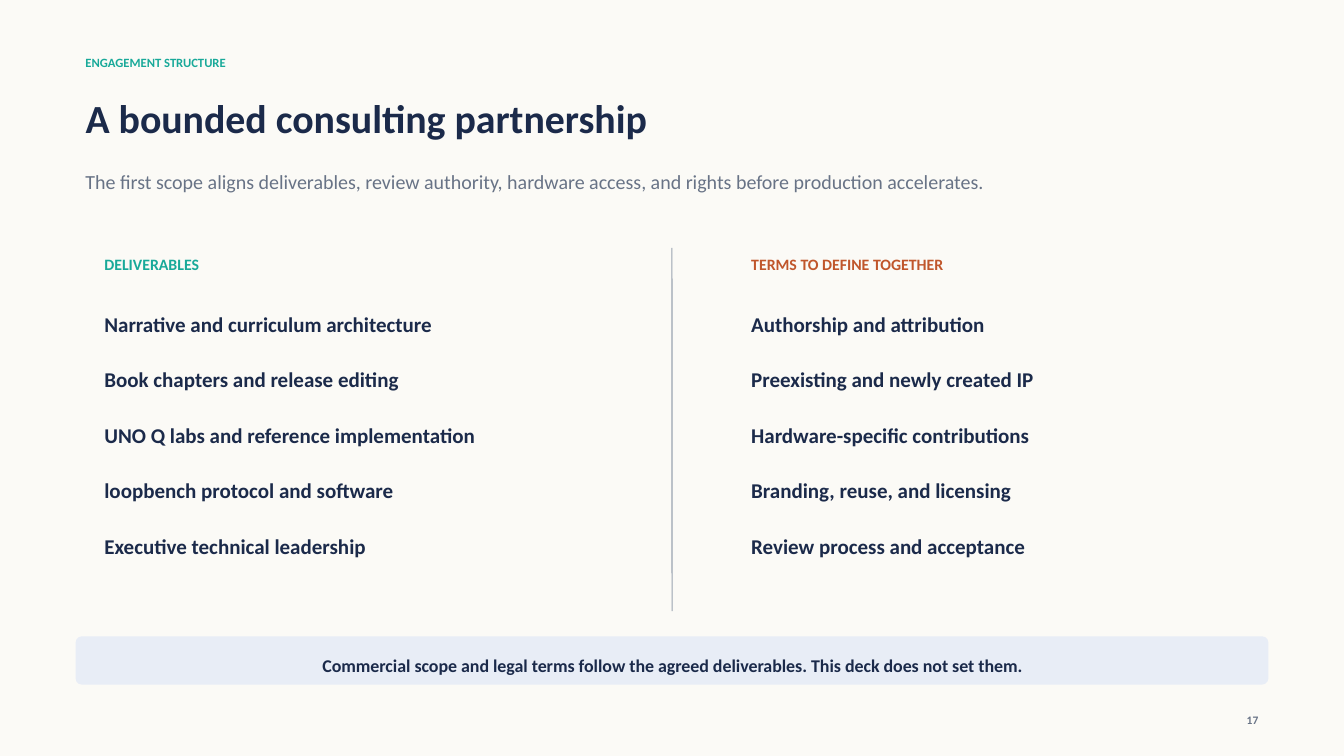
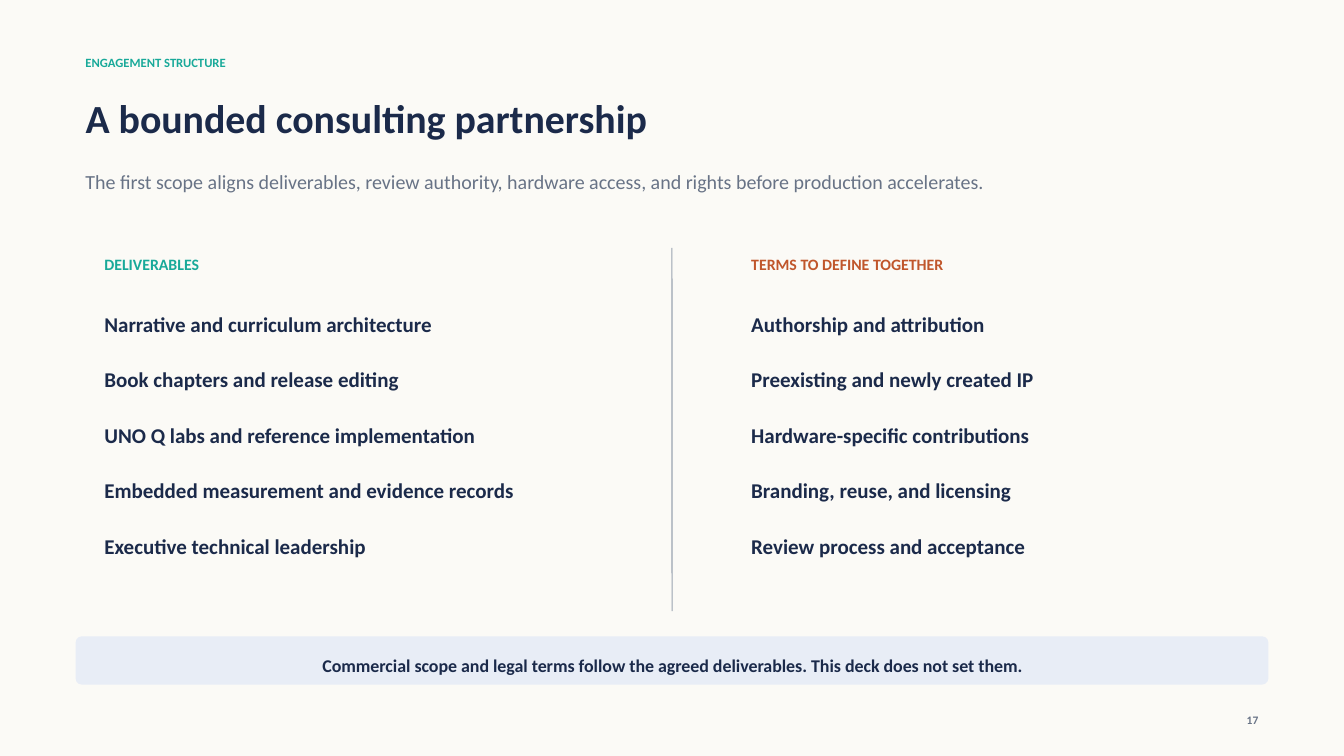
Before and after one commit to harvard-edge/physical-ai, a slide deck: slide 17 of outputs/arduino-qualcomm-physical-ai-engineering-pitch.pptx. Drawn at 1344x756 pixels with LibreOffice and Linux fonts; fonts in the diff are those of the drawing. Boxes give left, top, right and bottom in pixels: in the first picture for what was removed or moved away, otherwise in the second. Text is boxed around its words. In the diff, an @@ line names an element or a change of style, - is before the commit and + after.

Commit message:
Embed measurement in the Physical AI curriculum

```diff
--- a/outputs/arduino-qualcomm-physical-ai-engineering-pitch.pptx
+++ b/outputs/arduino-qualcomm-physical-ai-engineering-pitch.pptx
@@ text at [104, 483, 514, 498]: text changed @@
-loopbench protocol and software
+Embedded measurement and evidence records
```
Also in this commit, not shown: 3 other slides changed, 3 other files.
